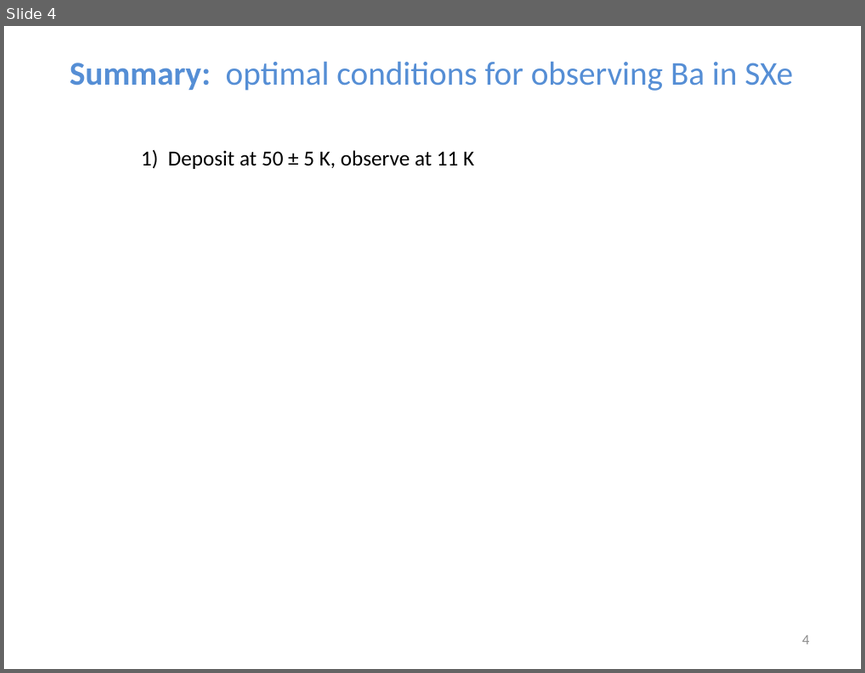
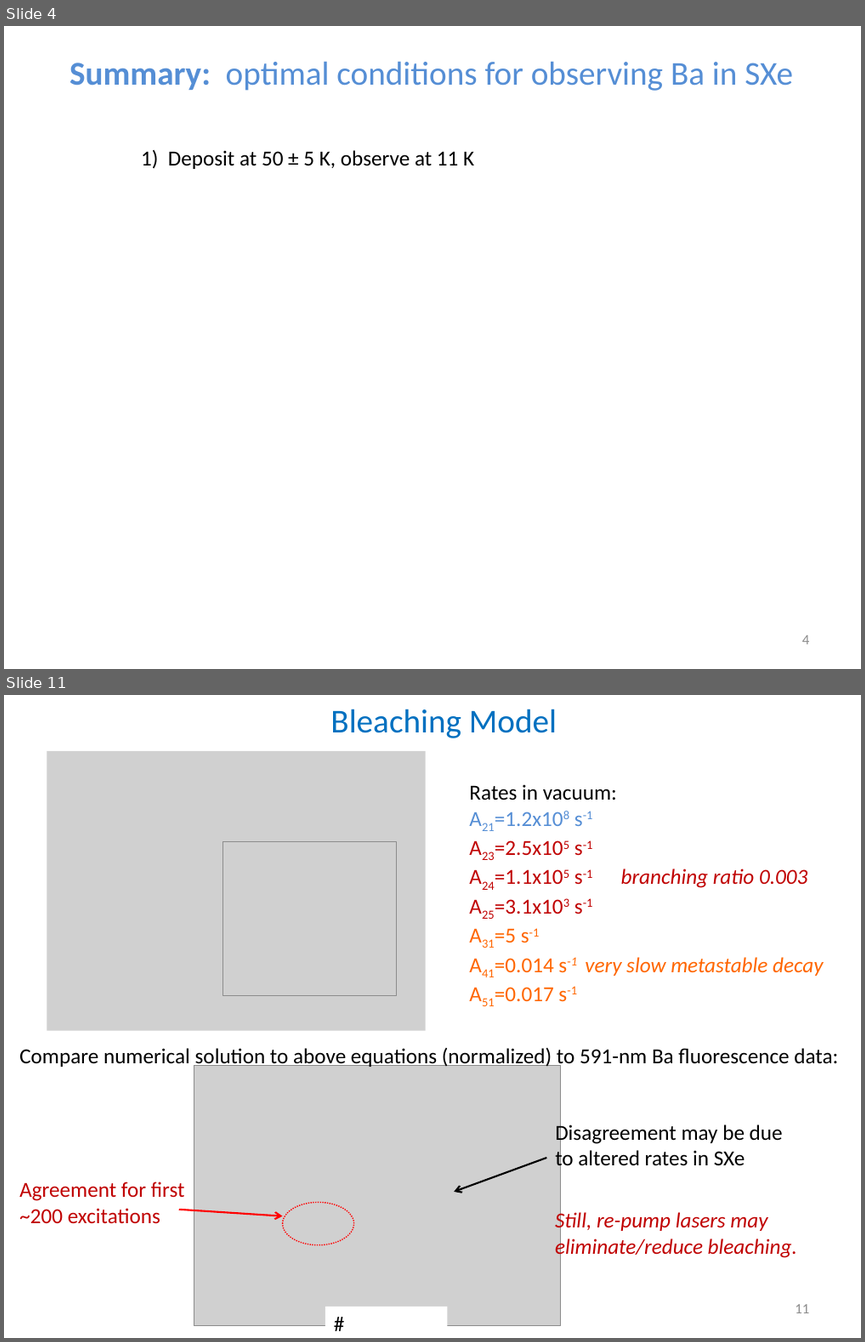
Before and after one commit to Waltmon/timthesis, a slide deck: defense/extras/defense - Copy.pptx. Shown one above the other, each under a label of ours: slide 4 before the commit, slides 4 and 11 after it; the slides between them are not shown. The pictures are 865x673 and 865x1342 pixels, drawn with LibreOffice and Linux fonts; fonts in the diff are those of the drawing; grey boxes stand for pictures. Boxes give left, top, right and bottom in pixels: in the first picture for what was removed or moved away, otherwise in the second. Text is boxed around its words. In the diff, an @@ line names an element or a change of style, - is before the commit and + after.

```diff
--- a/defense/extras/defense - Copy.pptx
+++ b/defense/extras/defense - Copy.pptx
@@ slide 11 added at bbox=[4, 695, 861, 1338], background #FFFFFF @@
@@ text added at bbox=[330, 709, 556, 738], 28 pt, text #0070C0 @@
+Bleaching Model
@@ picture added at bbox=[46, 751, 426, 1030] @@
@@ text added at bbox=[469, 784, 823, 1001], 18 pt, text #C00000 @@
+Rates in vacuum:
+A21=1.2x108 s-1
+A23=2.5x105 s-1
+A24=1.1x105 s-1 branching ratio 0.003
+A25=3.1x103 s-1
+A31=5 s-1
+A41=0.014 s-1 very slow metastable decay
+A51=0.017 s-1
@@ picture added at bbox=[222, 841, 396, 996] @@
@@ text added at bbox=[19, 1048, 838, 1068], 18 pt, text #000000 @@
+Compare numerical solution to above equations (normalized) to 591-nm Ba fluorescence data:
@@ picture added at bbox=[194, 1065, 561, 1326] @@
@@ text added at bbox=[555, 1123, 783, 1171], 18 pt, text #000000 @@
+Disagreement may be due to altered rates in SXe
@@ arrow added from (546, 1157) to (454, 1191), #000000 1.5 pt @@
@@ text added at bbox=[19, 1181, 185, 1224], 18 pt, text #C00000 @@
+Agreement for first ~200 excitations
@@ ellipse added at bbox=[283, 1202, 353, 1245], outline #FF0000 1 pt dashed @@
@@ arrow added from (179, 1209) to (283, 1216), #FF0000 1.5 pt @@
@@ text added at bbox=[555, 1210, 797, 1259], 18 pt, text #C00000, italic @@
+Still, re-pump lasers may eliminate/reduce bleaching.
@@ rectangle added at bbox=[325, 1306, 447, 1338], fill #FFFFFF, 18 pt, text #000000 @@
+# Excitations
@@ page number added at bbox=[794, 1304, 809, 1313], 12 pt, text #8C8C8C @@
+11
```
Also in this commit, not shown: 8 other slides added, 3 other files.
